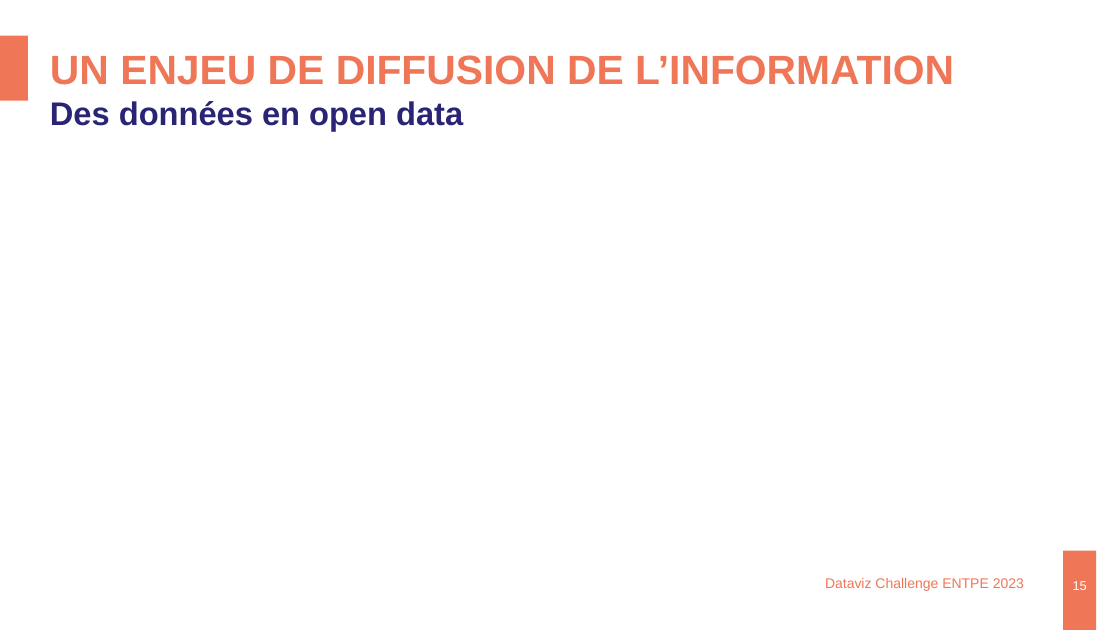
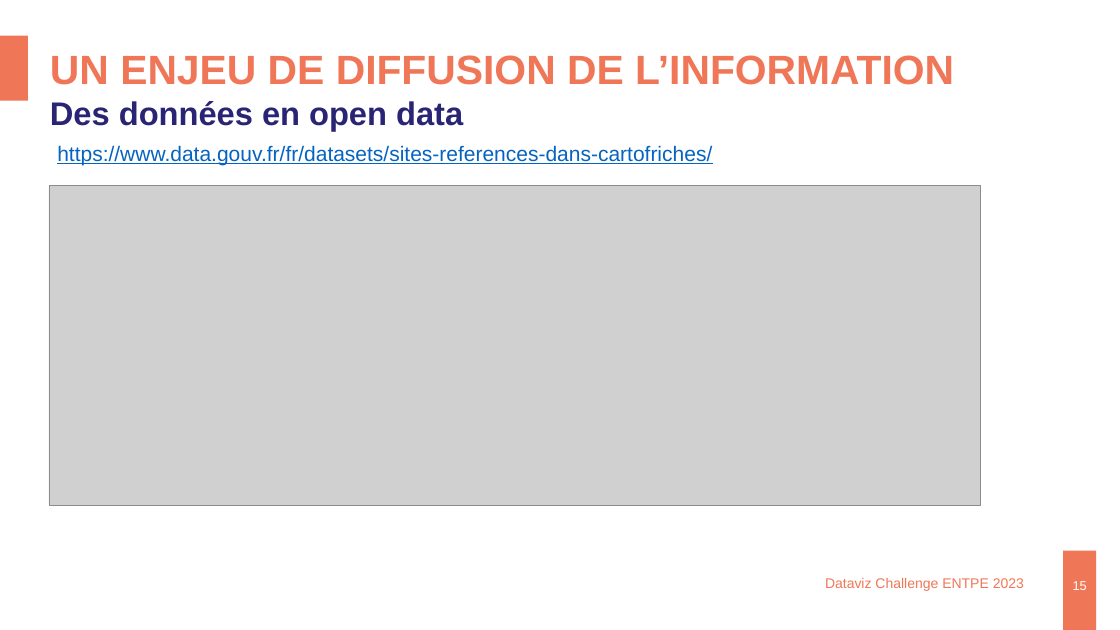
Before and after one commit to datagistips/DatavizChallenge-ENTPE, a slide deck: slide 15 of Presentations/2023_02_DataVizChallenge_Cartofriches.pptx. Drawn at 1120x630 pixels with LibreOffice and Linux fonts; fonts in the diff are those of the drawing; grey boxes stand for pictures; background and template pictures are left out. Boxes give left, top, right and bottom in pixels: in the first picture for what was removed or moved away, otherwise in the second. Text is boxed around its words. In the diff, an @@ line names an element or a change of style, - is before the commit and + after.

```diff
--- a/Presentations/2023_02_DataVizChallenge_Cartofriches.pptx
+++ b/Presentations/2023_02_DataVizChallenge_Cartofriches.pptx
@@ text added at <box>57,145,712,166</box>, 18 pt, text #0563C1, underline @@
+https://www.data.gouv.fr/fr/datasets/sites-references-dans-cartofriches/
@@ picture added at <box>49,186,981,506</box> @@
```
Also in this commit, not shown: 5 other slides changed, 1 slide added.
